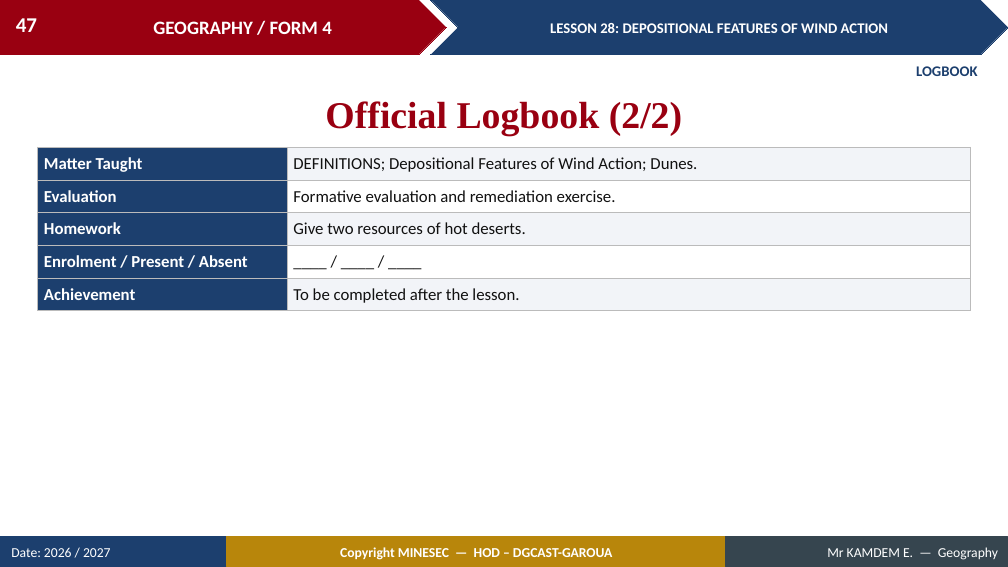
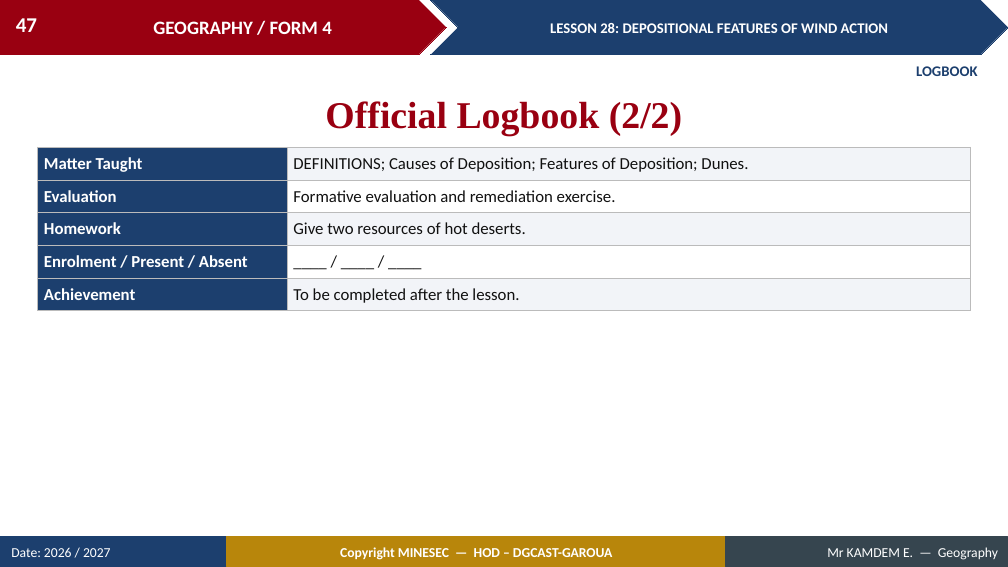
Before and after one commit to Berthautk/linea-github, a slide deck: slide 47 of lecons/F3/32_FORM4_LESSON28_Depositional_Features_Wind.pptx. Drawn at 1008x567 pixels with LibreOffice and Linux fonts; fonts in the diff are those of the drawing. Boxes give left, top, right and bottom in pixels: in the first picture for what was removed or moved away, otherwise in the second. Text is boxed around its words. In the diff, an @@ line names an element or a change of style, - is before the commit and + after.

```diff
--- a/lecons/F3/32_FORM4_LESSON28_Depositional_Features_Wind.pptx
+++ b/lecons/F3/32_FORM4_LESSON28_Depositional_Features_Wind.pptx
@@ table at (38,147,970,307) @@
-row 1, column 2: DEFINITIONS; Depositional Features of Wind Action; Dunes.
+row 1, column 2: DEFINITIONS; Causes of Deposition; Features of Deposition; Dunes.
```
Also in this commit, not shown: 4 other slides changed, 3 other files.
